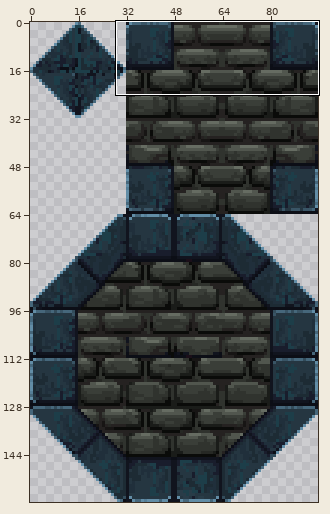
Two states of a sprite sheet, Assets/Sprites/Background/Tier02/Tier02_tile00.png. Above, an overview of the earlier version with the close-up marked.
Close-up. Old version:
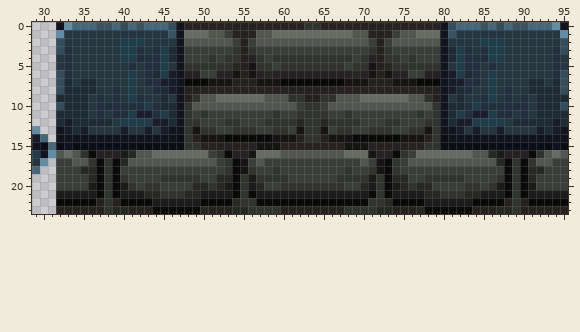
The file is 96x160 pixels. Colours within 5 levels of each other are drawn and written as one. Shown: x 29..95, y 0..23. The commit also changed other parts of the picture, which this record leaves out.
After the commit:
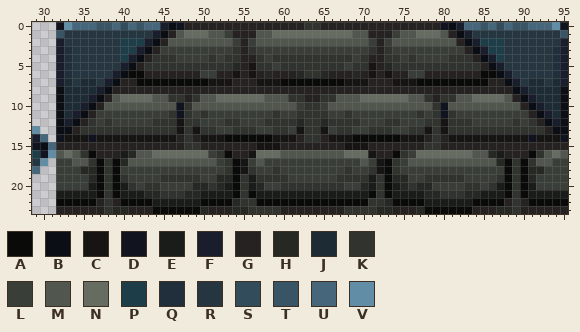
Palette (. is transparent): A #0a0b09  B #0c0e16  C #171514  D #11141e  E #1a1c19  F #191d2c  G #252221  H #262824  J #1d2b34  K #30332e  L #3a3e38  M #51564e  N #666c62  P #1d3e49  Q #202f3b  R #253641  S #334c5b  T #395465  U #46677b  V #628da6
What changed:
Changed rows in their new state; - is an unchanged pixel.
first column x 32:
 0 -------------FB----------------------------------BF-------------
 1 T-----------FBGM--------------------------------MGBF-----------T
 2 F----------FBGMM--------------------------------MMGBF----------F
 3 F---------FBGLLL--------------------------------LLLGBF---------F
 4 F--------FBGKKKL--------------------------------LKKKGBF--------F
 5 F-------FBGKKKKK--------------------------------KKKKKGBF-------F
 6 F------FBAAGGGGG--------------HKKH--------------GGGGGAABF------F
 7 F-----FBGGAAAAAA--------------------------------AAAAAAGGBF-----F
 8 B----FBGGGGGGGGG--------------------------------GGGGGGGGGBF----B
 9 B---FBGMNNNNMMKK--------------------------------KKMMNNNNMGBF---B
10 B--FBGMMMMMMMMM----------------------------------MMMMMMMMMGBF--B
11 B-FBGLLLLLLLLLK----------------------------------KLLLLLLLLLGBF-B
12 B-BGKLKLLLLLKKKC--------------------------------CKKKLLLLLKLKGB-B
13 BBGKKKKKKKKKKKKC--------------------------------CKKKKKKKKKKKKGBB
14 -CCC-CCCCCCCCCCG--------------------------------GCCCCCCCCCC-CCC-
15 GGGGGGGGGGGGGGGG--------------------------------GGGGGGGGGGGGGGGG
